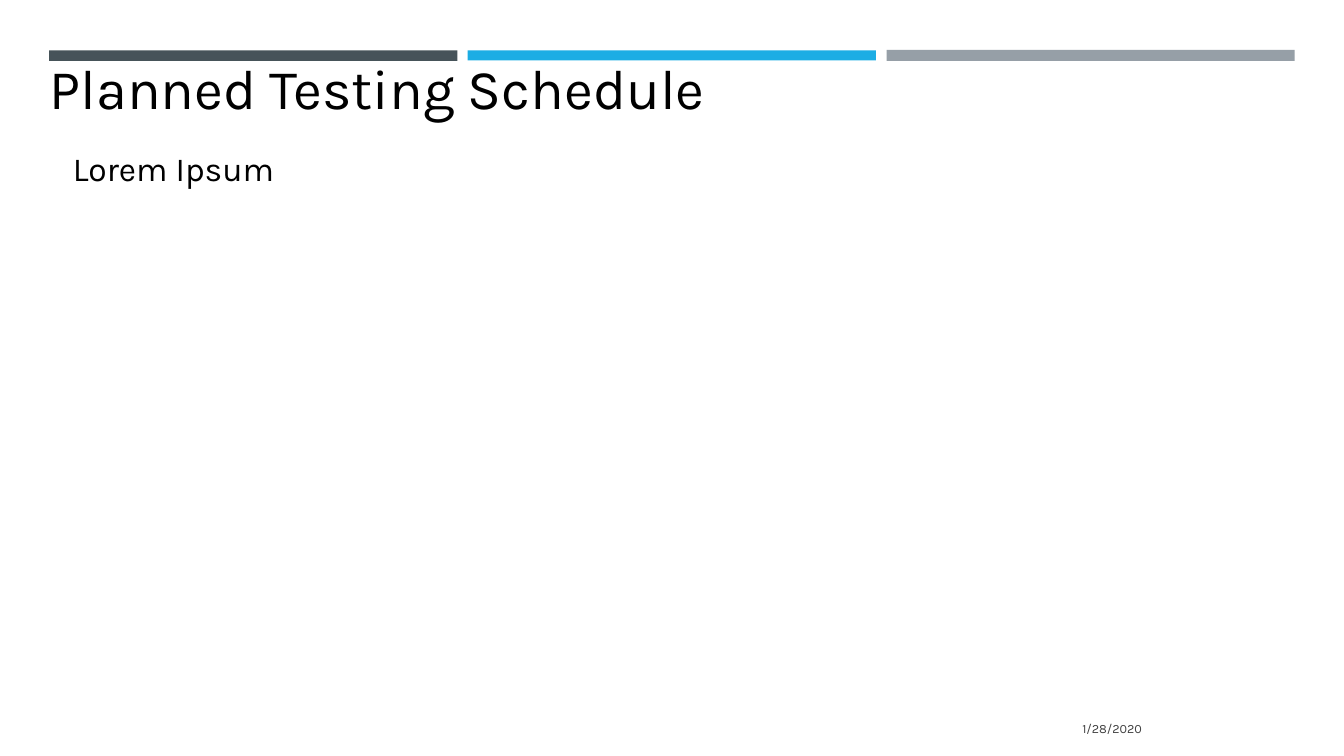
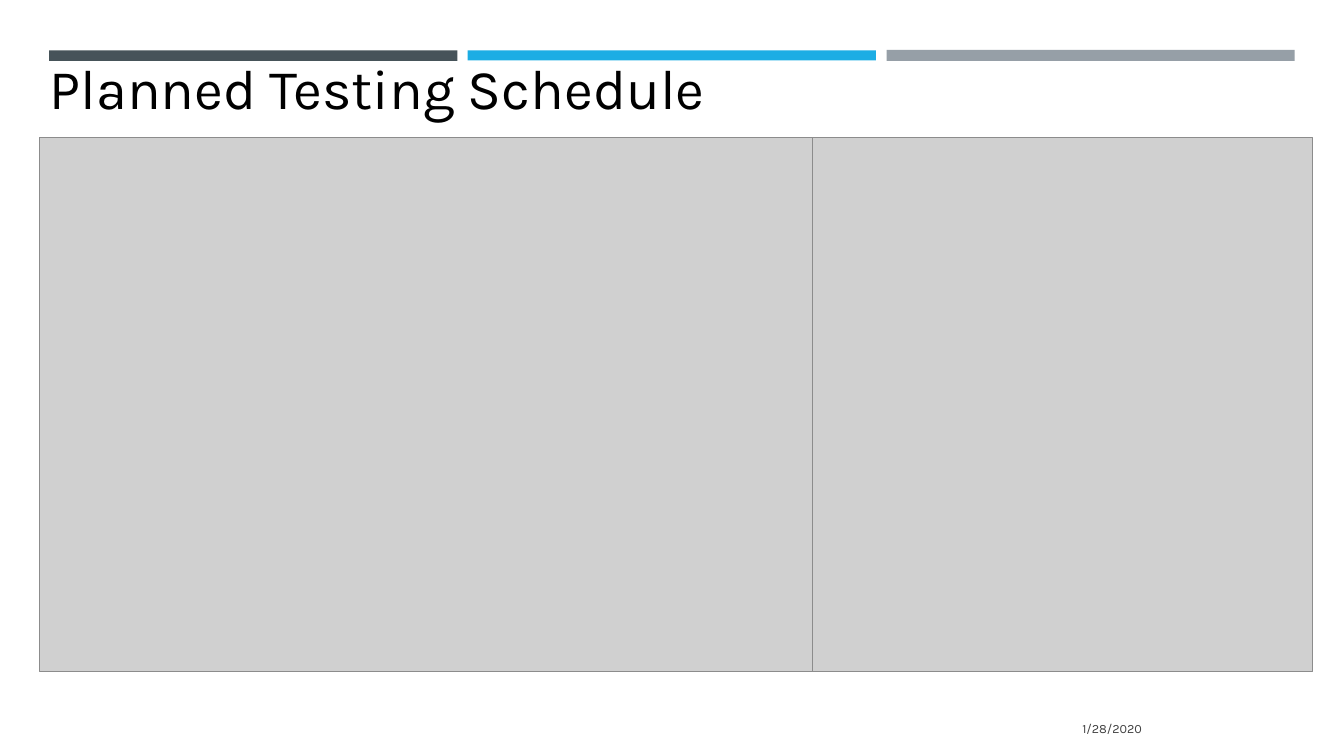
Before and after one commit to jasalazar/team6, a slide deck: slide 8 of Documents/Presentation 1 Team 6.pptx. Drawn at 1344x756 pixels with LibreOffice and Linux fonts; fonts in the diff are those of the drawing; grey boxes stand for pictures. Boxes give left, top, right and bottom in pixels: in the first picture for what was removed or moved away, otherwise in the second. Text is boxed around its words. In the diff, an @@ line names an element or a change of style, - is before the commit and + after.

Commit message:
Updated the Gantt Chart to the PowerPoint

```diff
--- a/Documents/Presentation 1 Team 6.pptx
+++ b/Documents/Presentation 1 Team 6.pptx
@@ picture added at (39,137,813,671) @@
@@ picture added at (540,137,1314,671) @@
@@ text removed at (73,160,274,189) @@
-Lorem Ipsum
```
